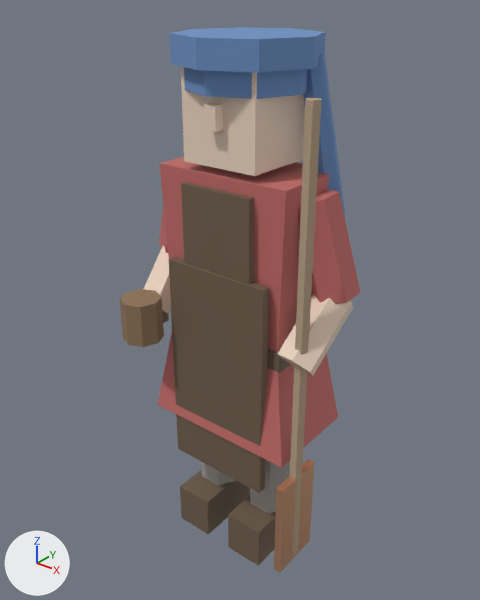
One commit to the glTF model public/models/char_brewer.glb: the scene before it, then after it.
Camera for both pictures: a 50 mm lens placed at (1.234, -1.582, 1.92), pointed at (-0.019, -0.015, 0.948). Lighting does not change. The marker at lower left points along +X, +Y and +Z. The picture after the commit comes second.

In view in the first picture: 'char_brewer'.
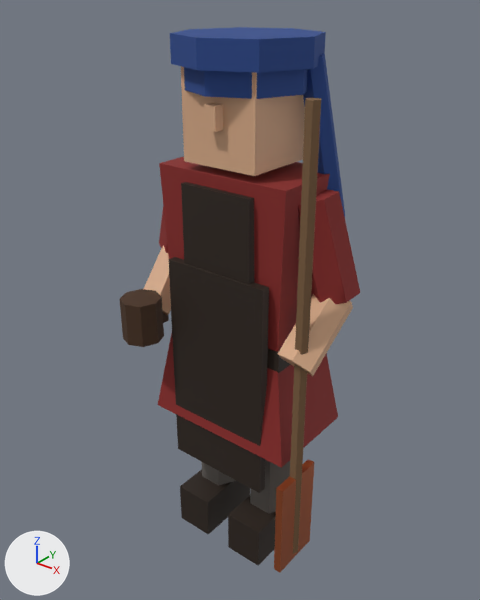
Changed parts and their boxes (x1, y1, x2, y2) in the pictures (480 x 600 px):
'char_brewer', recoloured (darker): (120, 27, 360, 572) in both

Diff of the bpy script that builds the scene:
```diff
--- a/public/models/char_brewer.glb.py
+++ b/public/models/char_brewer.glb.py
@@ mat_charskin @@
 mat_charskin = principled_material('CharSkin')
-mat_charskin.base_color = (0.86, 0.68, 0.54)  # beige #efd7c2
+mat_charskin.base_color = (0.711, 0.42, 0.253)  # beige #dbad8a
 mat_charskin.roughness = 0.6
@@ mat_charleatherdark @@
 mat_charleatherdark = principled_material('CharLeatherDark')
-mat_charleatherdark.base_color = (0.16, 0.11, 0.07)  # brown #6f5d4b
+mat_charleatherdark.base_color = (0.022, 0.0116, 0.00598)  # black #291c12
 mat_charleatherdark.roughness = 0.7
@@ mat_charwoolgrey @@
 mat_charwoolgrey = principled_material('CharWoolGrey')
-mat_charwoolgrey.base_color = (0.42, 0.4, 0.38)  # grey #adaaa6
+mat_charwoolgrey.base_color = (0.147, 0.133, 0.119)  # dark grey #6b6661
 mat_charwoolgrey.roughness = 0.85
@@ mat_charwoolred @@
 mat_charwoolred = principled_material('CharWoolRed')
-mat_charwoolred.base_color = (0.54, 0.15, 0.14)  # pink #c26c69
+mat_charwoolred.base_color = (0.253, 0.0196, 0.0174)  # red #8a2624
 mat_charwoolred.roughness = 0.8
@@ mat_charwoolblue @@
 mat_charwoolblue = principled_material('CharWoolBlue')
-mat_charwoolblue.base_color = (0.15, 0.28, 0.55)  # blue #6c90c4
+mat_charwoolblue.base_color = (0.0196, 0.0637, 0.263)  # blue #26478c
 mat_charwoolblue.roughness = 0.8
@@ mat_charwoodash @@
 mat_charwoodash = principled_material('CharWoodAsh')
-mat_charwoodash.base_color = (0.48, 0.36, 0.24)  # beige #b8a286
+mat_charwoodash.base_color = (0.196, 0.107, 0.047)  # brown #7a5c3d
 mat_charwoodash.roughness = 0.75
@@ mat_charwooddark @@
 mat_charwooddark = principled_material('CharWoodDark')
-mat_charwooddark.base_color = (0.28, 0.18, 0.1)  # brown #907659
+mat_charwooddark.base_color = (0.0637, 0.0272, 0.01)  # brown #472e19
 mat_charwooddark.roughness = 0.75
@@ mat_charcopper @@
 mat_charcopper = principled_material('CharCopper')
-mat_charcopper.base_color = (0.72, 0.38, 0.22)  # beige #dda681
+mat_charcopper.base_color = (0.477, 0.119, 0.0397)  # orange #b86138
 mat_charcopper.metallic = 0.7
```
